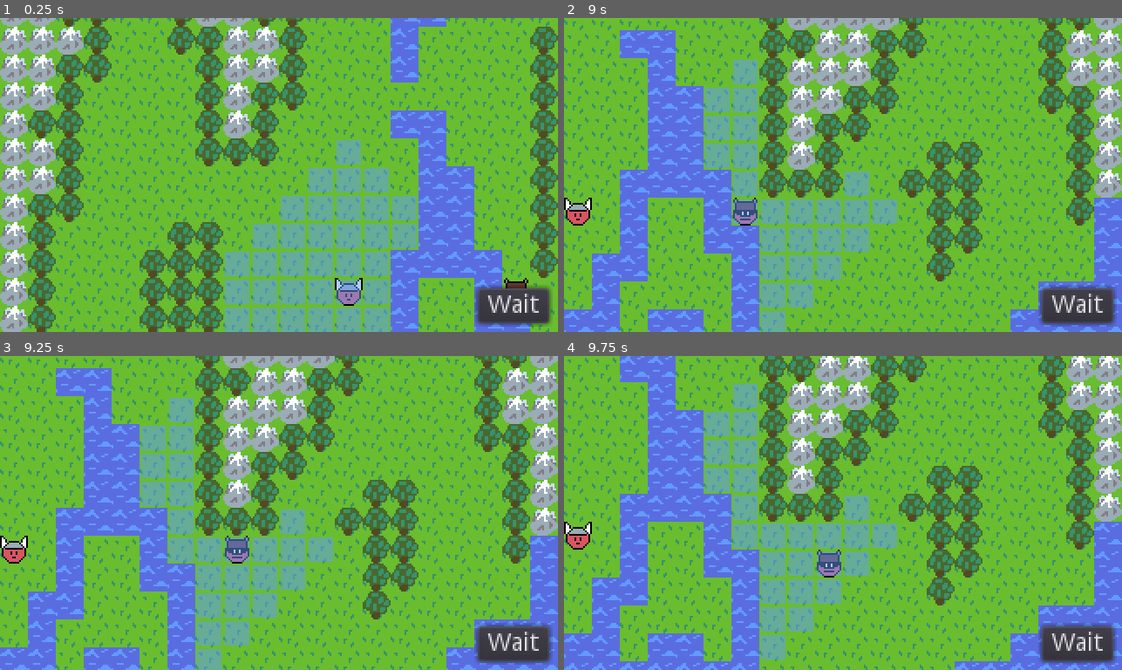
Above: before the commit, frames 1-4 (two rows, left to right).
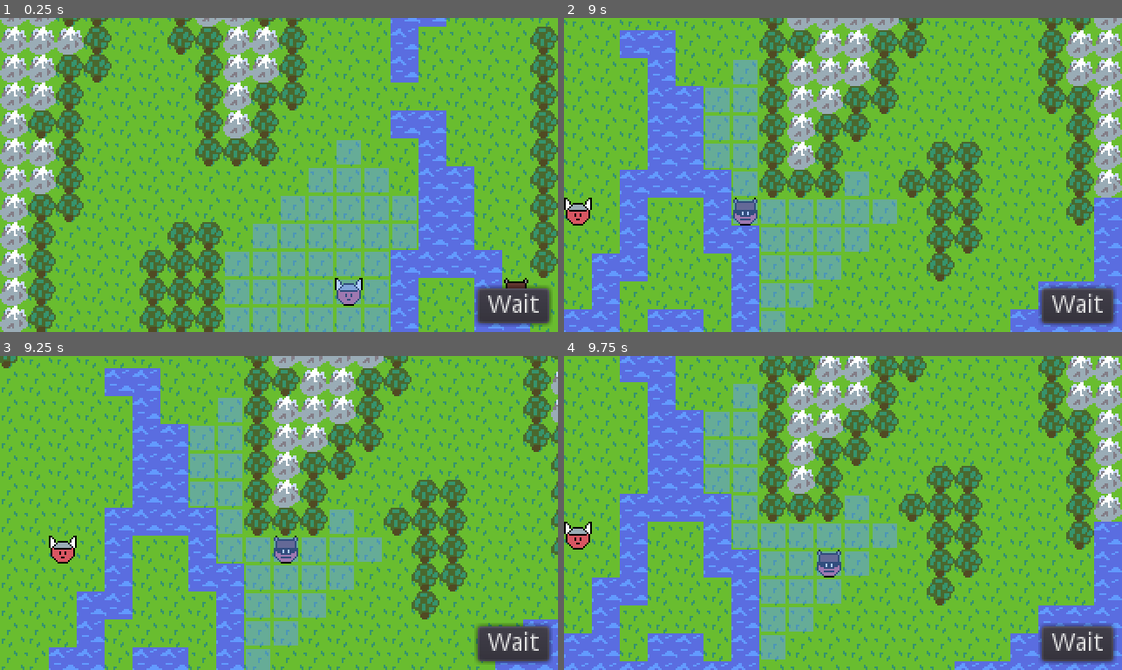
Above: after the commit, the same moments.

Repository: AaronWizard/LegendsOfMajesticSteel
Game: Godot game, scene res://src/game/Game.tscn
The game is run twice, just before and just after one commit, with the same random seed, the same clock (stepped at 60 frames per second) and the same inputs.
Inputs (mouse positions are in pixels of both pictures, inside the frame that each line leads up to):
- Up to frame 1 (0.25 s): no input
- Up to frame 2 (9 s): click "Wait" at 0.5 s; click "Wait" at 1.25 s; click "Wait" at 2 s; move the mouse to (815, 237) at 2.77 s; click (815, 237) at 2.92 s; tap Enter at 3.5, 5, 6.5 s; drag from (1010, 222) to (815, 237) at 3.52 s; tap Space at 4.25, 5.75, 7.25 s; move the mouse to (675, 127) at 4.27 s; click (675, 127) at 4.42 s; drag from (870, 175) to (675, 127) at 5.02 s; move the mouse to (759, 96) at 5.77 s; click (759, 96) at 5.92 s; drag from (965, 159) to (759, 96) at 6.52 s; move the mouse to (731, 190) at 7.27 s; click (731, 190) at 7.42 s; drag from (898, 105) to (731, 190) at 8.02 s; move the mouse to (815, 237) at 8.77 s; click (815, 237) at 8.92 s
- Up to frame 3 (9.25 s): no input
- Up to frame 4 (9.75 s): drag from (1010, 560) to (815, 575) at 9.52 s

Frames 1-2 are identical in both runs. In frame 3, 59% of the frame differs, in the area x 0-100%, y 0-100%; in frame 4, nothing differs.

Commit message:
Don't drag camera position past camera limit

Diff:
--- a/src/game/GameCamera.gd
+++ b/src/game/GameCamera.gd
@@ -12,7 +12,19 @@
 
 func drag(relative: Vector2) -> void:
 	stop_following_actor()
-	position -= relative
+
+	var new_position := position - relative
+
+	var resolution := get_viewport_rect().size
+	var half_res := resolution / 2
+
+	new_position.x = max(new_position.x, limit_left + half_res.x)
+	new_position.x = min(new_position.x, limit_right - half_res.x)
+
+	new_position.y = max(new_position.y, limit_top + half_res.y)
+	new_position.y = min(new_position.y, limit_bottom - half_res.y)
+
+	position = new_position
 
 
 func follow_actor(actor: Actor) -> void:
